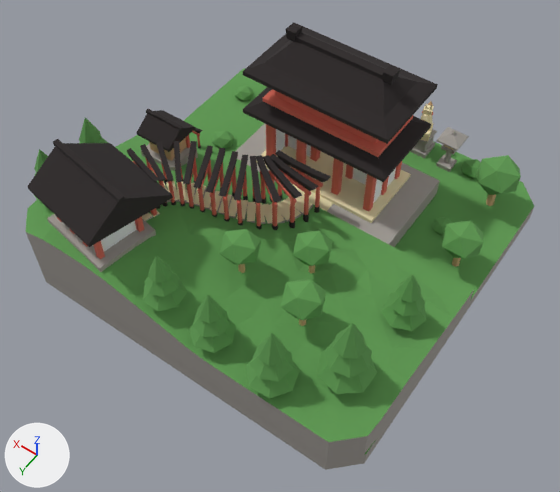
The Blender file content/landmarks/fushimi-inari.blend, before and after one commit.
Both versions are drawn from a 50 mm camera at (-14.3, 21.2, 30.9) aimed at (-1.1, 2.7, 1.8). Lighting does not change. The marker at lower left points along +X, +Y and +Z. The older version comes first.

Before the edit, the objects in view are built like this:
```python
me_fushimi_foliage = bpy.data.meshes.new('fushimi_foliage')
me_fushimi_foliage.from_pydata(...)  # 543 vertices, 789 faces; spans x -9.6..9.6, y -9.6..9.8, z -0.2..6.5
me_fushimi_foliage.materials.append(mat_foliage)  # green #5f9a52
me_fushimi_roof = bpy.data.meshes.new('fushimi_roof')
me_fushimi_roof.from_pydata(...)  # 792 vertices, 552 faces; spans x -4.1..8.0, y -9.5..9.7, z 0.9..8.9
me_fushimi_roof.materials.append(mat_roof)  # black #2a2424
me_fushimi_snow = bpy.data.meshes.new('fushimi_snow')
me_fushimi_snow.from_pydata(...)  # 80 vertices, 60 faces; spans x -3.07..7.02, y -4.8..8.77, z 1.2..6.7
me_fushimi_snow.materials.append(mat_snow)  # white #f1f4f6
me_fushimi_stone = bpy.data.meshes.new('fushimi_stone')
me_fushimi_stone.from_pydata(...)  # 504 vertices, 333 faces; spans x -9.6..9.6, y -9.6..9.6, z -1.0..3.6
me_fushimi_stone.materials.append(mat_stone)  # grey #a39e98
ob_fushimi_foliage = bpy.data.objects.new('fushimi_foliage', me_fushimi_foliage)
ob_fushimi_foliage.location = (0.0, 0.0, 0.0)
ob_fushimi_roof = bpy.data.objects.new('fushimi_roof', me_fushimi_roof)
ob_fushimi_roof.location = (0.0, 0.0, 0.0)
ob_fushimi_snow = bpy.data.objects.new('fushimi_snow', me_fushimi_snow)
ob_fushimi_snow.location = (0.0, 0.0, 0.0)
ob_fushimi_stone = bpy.data.objects.new('fushimi_stone', me_fushimi_stone)
ob_fushimi_stone.location = (0.0, 0.0, 0.0)
# also in view: 'fushimi_vermilion' at (2.2, 0.0, 3.9); 'fushimi_cream' at (1.4, -1.7, 1.7)
```
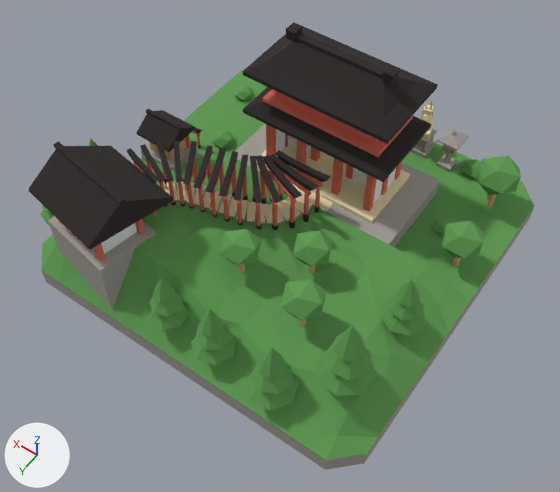
Changed parts and their boxes (x1, y1, x2, y2) in the pictures (560 x 492 px; the box of a moved part takes in the faces that stretch with it):
'fushimi_foliage', reshaped: before (26, 68, 534, 454); after (40, 68, 534, 460)
'fushimi_roof', reshaped: before (27, 22, 438, 247); after (29, 22, 438, 249)
'fushimi_stone', reshaped: before (26, 124, 534, 470); after (41, 124, 534, 470)
part 1 of me_fushimi_foliage, moved or reshaped: before (246, 360, 300, 398); after (247, 374, 299, 411)
part 2 of me_fushimi_foliage, moved or reshaped: before (250, 348, 293, 381); after (251, 362, 293, 394)
part 3 of me_fushimi_foliage, moved or reshaped: before (258, 333, 288, 366); after (258, 348, 287, 379)
part 4 of me_fushimi_foliage, moved or reshaped: before (381, 296, 426, 331); after (380, 300, 425, 335)
part 5 of me_fushimi_foliage, moved or reshaped: before (390, 290, 425, 316); after (389, 295, 424, 321)
part 6 of me_fushimi_foliage, moved or reshaped: before (396, 274, 421, 303); after (395, 279, 420, 307)
part 7 of me_fushimi_foliage, moved or reshaped: before (189, 319, 236, 353); after (191, 332, 237, 365)
part 8 of me_fushimi_foliage, moved or reshaped: before (193, 310, 230, 337); after (195, 323, 232, 350)
part 9 of me_fushimi_foliage, moved or reshaped: before (197, 295, 224, 324); after (199, 309, 225, 337)
part 10 of me_fushimi_foliage, moved or reshaped: before (143, 278, 187, 311); after (148, 302, 189, 330)
part 11 of me_fushimi_foliage, moved or reshaped: before (144, 271, 179, 297); after (149, 291, 183, 317)
part 12 of me_fushimi_foliage, moved or reshaped: before (148, 255, 173, 283); after (153, 277, 176, 303)
part 13 of me_fushimi_foliage, moved or reshaped (mostly hidden afterwards): before (79, 117, 102, 143); after (89, 139, 98, 146)
part 14 of me_fushimi_foliage, moved or reshaped (mostly hidden): before (33, 194, 43, 204); after (40, 209, 54, 225)
part 15 of me_fushimi_foliage, moved or reshaped (not visible afterwards): before (34, 149, 48, 173)
part 16 of me_fushimi_foliage, moved or reshaped: before (26, 135, 474, 442); after (41, 137, 470, 460)
part 17 of me_fushimi_roof, moved or reshaped: before (27, 143, 173, 247); after (29, 146, 173, 249)
part 18 of me_fushimi_stone, moved or reshaped: before (47, 214, 156, 272); after (48, 216, 156, 310)
part 19 of me_fushimi_stone, moved or reshaped: before (26, 147, 474, 460); after (41, 147, 437, 457)

What changed in the scene script:
```text
Change me_fushimi_foliage:
    remove me_fushimi_foliage.from_pydata(...)  # 543 vertices, 789 faces; spans x -9.6..9.6, y -9.6..9.8, z -0.2..6.5
    add me_fushimi_foliage.from_pydata(...)  # 543 vertices, 789 faces; spans x -9.6..9.6, y -9.6..9.8, z -0.2..5.9
    me_fushimi_foliage part 1: the loose piece of 8 vertices spanning x -6.1..-3.9, y 7.6..9.8, z 2.5..4.1 is moved by (0.0, 0.0, -1.1)
    me_fushimi_foliage part 2: the loose piece of 8 vertices spanning x -5.9..-4.1, y 7.9..9.6, z 3.4..4.9 is moved by (0.0, 0.0, -1.1)
    me_fushimi_foliage part 3: the loose piece of 8 vertices spanning x -5.6..-4.4, y 8.1..9.3, z 4.2..5.6 is moved by (0.0, 0.0, -1.1)
    me_fushimi_foliage part 4: the loose piece of 8 vertices spanning x -8.8..-6.8, y 1.6..3.6, z 2.0..3.4 is moved by (0.0, 0.0, -0.3)
    me_fushimi_foliage part 5: the loose piece of 8 vertices spanning x -8.6..-7.0, y 1.8..3.4, z 2.8..4.1 is moved by (0.0, 0.0, -0.3)
    me_fushimi_foliage part 6: the loose piece of 8 vertices spanning x -8.4..-7.3, y 2.1..3.1, z 3.5..4.8 is moved by (0.0, 0.0, -0.3)
    me_fushimi_foliage part 7: the loose piece of 8 vertices spanning x -2.8..-0.8, y 7.6..9.6, z 2.6..4.0 is moved by (0.0, 0.0, -1.1)
    me_fushimi_foliage part 8: the loose piece of 8 vertices spanning x -2.5..-1.0, y 7.8..9.4, z 3.4..4.7 is moved by (0.0, 0.0, -1.1)
    me_fushimi_foliage part 9: the loose piece of 8 vertices spanning x -2.4..-1.3, y 8.1..9.1, z 4.1..5.4 is moved by (0.0, 0.0, -1.1)
    me_fushimi_foliage part 10: the loose piece of 8 vertices spanning x -0.1..1.8, y 7.6..9.5, z 3.3..4.7 is moved by (0.0, 0.0, -1.5)
    me_fushimi_foliage part 11: the loose piece of 8 vertices spanning x 0.0..1.5, y 7.9..9.4, z 4.1..5.3 is moved by (0.0, 0.0, -1.5)
    me_fushimi_foliage part 12: the loose piece of 8 vertices spanning x 0.3..1.3, y 8.1..9.1, z 4.7..6.0 is moved by (0.0, 0.0, -1.5)
    me_fushimi_foliage part 13: the loose piece of 8 vertices spanning x 8.1..9.2, y 4.0..5.1, z 5.0..6.3 is moved by (0.0, 0.0, -1.4)
    me_fushimi_foliage part 14: the loose piece of 8 vertices spanning x 7.7..9.6, y 6.5..8.4, z 3.8..5.2 is moved by (0.0, 0.0, -1.6)
    me_fushimi_foliage part 15: the loose piece of 8 vertices spanning x 8.1..9.1, y 6.9..7.9, z 5.2..6.5 is moved by (0.0, 0.0, -1.6)
    me_fushimi_foliage part 16: 73 of 543 vertices moved; they spanned x -9.6..9.6, y -1.0..9.6, z 1.0..3.4 and now span x -9.6..9.6, y -1.0..9.6, z 0.0..2.1; mean shift (0.0, 0.0, -1.6); largest move (4.8, 9.6, 3.4) -> (4.8, 9.6, 0.0)
    other edits to the shape of me_fushimi_foliage do not show in these pictures
Change me_fushimi_roof:
    where me_fushimi_roof.from_pydata(...)  # 792 vertices, 552 faces; spans x -4.1..8.0, y -9.5..9.7, z 0.9..8.9
    me_fushimi_roof part 17: the loose piece of 10 vertices spanning x 2.8..8.0, y 4.6..9.7, z 5.2..7.1 is moved by (0.0, 0.0, -0.2)
Change me_fushimi_stone:
    remove me_fushimi_stone.from_pydata(...)  # 504 vertices, 333 faces; spans x -9.6..9.6, y -9.6..9.6, z -1.0..3.6
    add me_fushimi_stone.from_pydata(...)  # 504 vertices, 333 faces; spans x -9.6..9.6, y -9.6..9.6, z -1.0..3.5
    me_fushimi_stone part 18: the loose piece of 8 vertices spanning x 3.2..7.7, y 5.7..9.4, z 2.8..3.6 is scaled about its middle by (1, 1, 4.2), then moved by (0.0, 0.0, -1.5)
    me_fushimi_stone part 19: 43 of 504 vertices moved; they spanned x -9.6..9.6, y -1.0..9.6, z 1.0..3.4 and now span x -9.6..9.6, y -1.0..9.6, z 0.0..1.1; mean shift (0.0, 0.0, -1.9); largest move (6.0, 9.6, 3.4) -> (6.0, 9.6, 0.0)
    other edits to the shape of me_fushimi_stone do not show in these pictures
```
